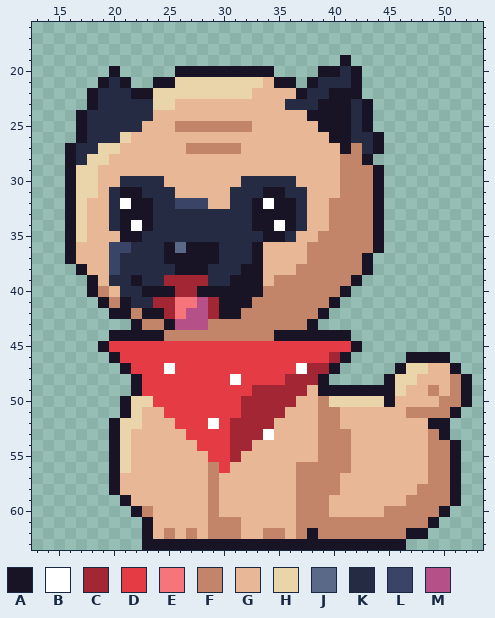
File history of a pixel-art file, art/portraits/portrait-dog-nugget.aseprite. This is how it looked before the edit.
64x64 pixels, 1 frame. Shown: x 13..53, y 16..63.
Palette (. is transparent): A #181425  B #ffffff  C #a22633  D #e43b44  E #f6757a  F #c28569  G #e8b796  H #ead4aa  J #5a6988  K #262b44  L #3a4466  M #b55088
Pixels before, first column x 16:
19 .........................A...........
20 ....A.....AAAAAAAAA....AAKA..........
21 ...AKA..AAHHHHHHHHGAA.AKKKA..........
22 ..AKKKAAHHHHHHHHHGGGGAKKAAA..........
23 ..AKKKKKHHGGGGGGGGGGKKKAAAKA.........
24 .AKKKKKKGGGGGGGGGGGGGGAAAAKA.........
25 .AKKKKKGGGFFFFFFFGGGGGGAAAKA.........
26 .AKKKHGGGGGGGGGGGGGGGGGGAAKKA........
27 AKKHHGGGGGGFFFFFGGGGGGGGGAFKA........
28 AKHHGGGGGGGGGGGGGGGGGGGGGFFA.........
29 AHHGGGGGGGGGGGGGGGGGGGGGGFFFA........
30 AHHGGKKKKGGGGGGGKKKKKGGGGFFFA........
31 AHHGKAAKKKGGGGGKKKAAKKGGGFFFA........
32 AHGGKBAAKKLLLGGKKABAAKGGFFFFA........
33 AHGGKAAAKKKKKKKKKAAAAKGGFFFFA........
34 AHGGKABAKKKKKKKKKAABAKGGFFFFA........
35 AHGGGAAKKKKKKKKKKKAAKGGFFFFFA........
36 AGGGLLKKKAJAAAKKKAGGGGFFFFFFA........
37 AGGGLKKKKAAAAAKKKAGGGGFFFFFA.........
38 .AGGLKKKKKAAAKKKAAGGGFFFFFFA.........
39 ..AGKKAKKCCCCKKAAAGFFFFFFFA..........
40 ..AFGKKAAACCAAAAAAFFFFFFFA...........
41 ...AFAKKCCEEMCAAAFFFFFFFA............
42 ....AAFAACEMMCAAFFFFFFFA.............
43 ......AFFAMMMFFFFFFFFFA..............
44 ....AAAAAFFFFFFFFFFAAAAAAA...........
45 ...ADDDDDDDDDDDDDDDDDDDDDDA..........
46 ....ADDDDDDDDDDDDDDDDDDDCA.....AAAA..
47 .....ADDDBDDDDDDDDDDDBCCA.....AHHGGA.
48 ......ADDDDDDDDBDDDDCCCA.....AHHGGGFA
49 ......ADDDDDDDDDDCCCCCGAAAAAAAHGGFGFA
50 .....AHHDDDDDDDDCCCCCGGFHHHHHAGGGGFFA
51 .....AHGGDDDDDDDCCCCGGGFFGGGGGGFFFFA.
52 ....AHHGGGDDDBDCCCCGGGGFFGGGGGGGGAA..
53 ....AHGGGGGDDDDCCCBGGGGFFFGGGGGGGFA..
54 ....AHGGGGGGDDDCCGGGGGGFFFGGGGGGGFFA.
55 ....AHGGGGGGGDDCGGGGGGGFFFGGGGGGGFFA.
56 ....AHGGGGGGGFDGGGGGGFFFFFGGGGGGGFFA.
57 ....AGGGGGGGGFGGGGGGGFFFFGGGGGGGGFFA.
58 ....AGGGGGGGGFGGGGGGGFFFFGGGGGGGFFFA.
59 .....AGGGGGGGFGGGGGGGFFFGGGGGGGFFFFA.
60 ......AFGGGGGFGGGGGGGFFFGGGGGFFFFFA..
61 .......AGGGGGFFFGGGGGFFFFFFFFFFFFA...
62 .......AGFGFGFFFGGFFGFAFFFFFFFFAA....
63 .......AAAAAAAAAAAAAAAAAAAAAAAA......
And afterwards:
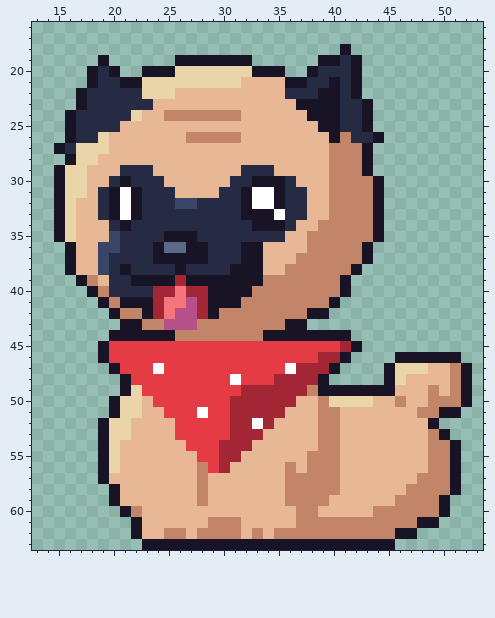
Change:
Changed rows in their new state; - is an unchanged pixel.
first column x 15:
18 --------------------------A-----------
19 ----A------AAAAAAA------AAKA----------
20 ---AK---AAAHHHHHHH--A--AKK------------
21 ---AK--AHHH------GG-G-AK-A------------
22 --AK---KH--GGGGGGG---KK-A-K-----------
23 --AK-----GG----------GAA--K-----------
24 -AK----HG-FFFFFFF---------K-----------
25 -AK---GG---GGGGGGG--------K-----------
26 -AK-HGG-----FFFFF---------F-----------
27 AKHH-G------GGGGG--------FF-A.--------
28 --H-G--------------------F------------
29 AH-G--KKK--------KKK-----F--A.--------
30 AH-G-KA---------K-AAA----F------------
31 AH-GKAB--------K-ABB-----F------------
32 AHG-KA--K----KKK-AB--K----------------
33 AHG-KAB-K--------A--BK----------------
34 AHG----KK-----------AKG-F-------------
35 AHG--LKK--AAA------KKG-F--------------
36 ----L-K--AJ---K--A----------A.--------
37 ----LK---A----K--A----F---------------
38 -AG-LKA-----KK--A----F-----A.---------
39 --AF----AAA-AAAA---F------A.----------
40 -----K--KCCE-C----F-------------------
41 -------AA-E-MCA--F--------------------
42 ------F--CEM-CAFF------A--------------
43 ------A---M--F-------AA.--------------
44 ----------A--------A------------------
45 --------------------------C-----------
46 ----AD------------------C------A----A-
47 -----AD--BD----------BC-------AH----FA
48 ------AD------------C-----------G-----
49 ------AH---------C-----F-------G------
50 -----AH-G-------C------------GGF--F---
51 -----AH------B--C---------------G--A--
52 ----AH-G------D---B----------------.--
53 ----AH-----D-------G------G-----------
54 ----AHG-----D--C----------G-----------
55 ----AHG------D-C-------F--G-----------
56 ----AHG------FDC-----FG---G-----------
57 ----AG-------FG------F-----------F----
58 -------------FG------F----------F-----
59 -----AG------FG------F---------F---A.-
60 ------AFG-----G---------G----F--------
61 -------AG------------------------A----
62 -------AG--FGF----FG-F-F-------A-.----
63 -------------------------------.------
Where, in picture pixels (left, top, right, bottom), the same in both pictures:
changed: (54, 44, 472, 550)
